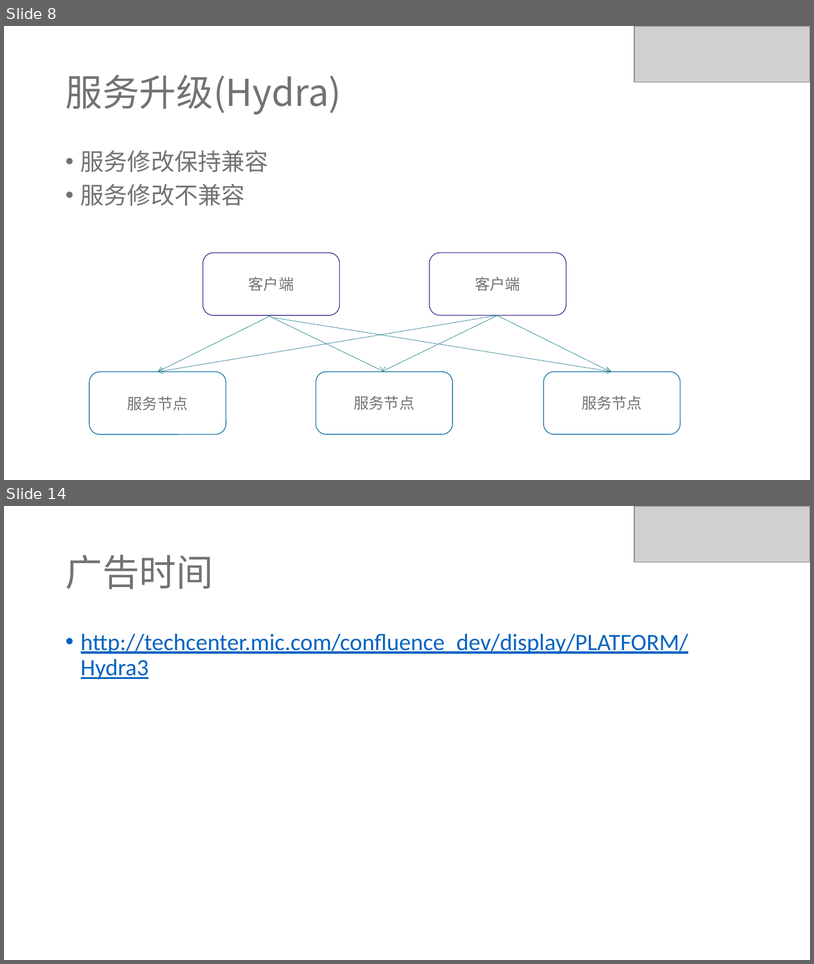
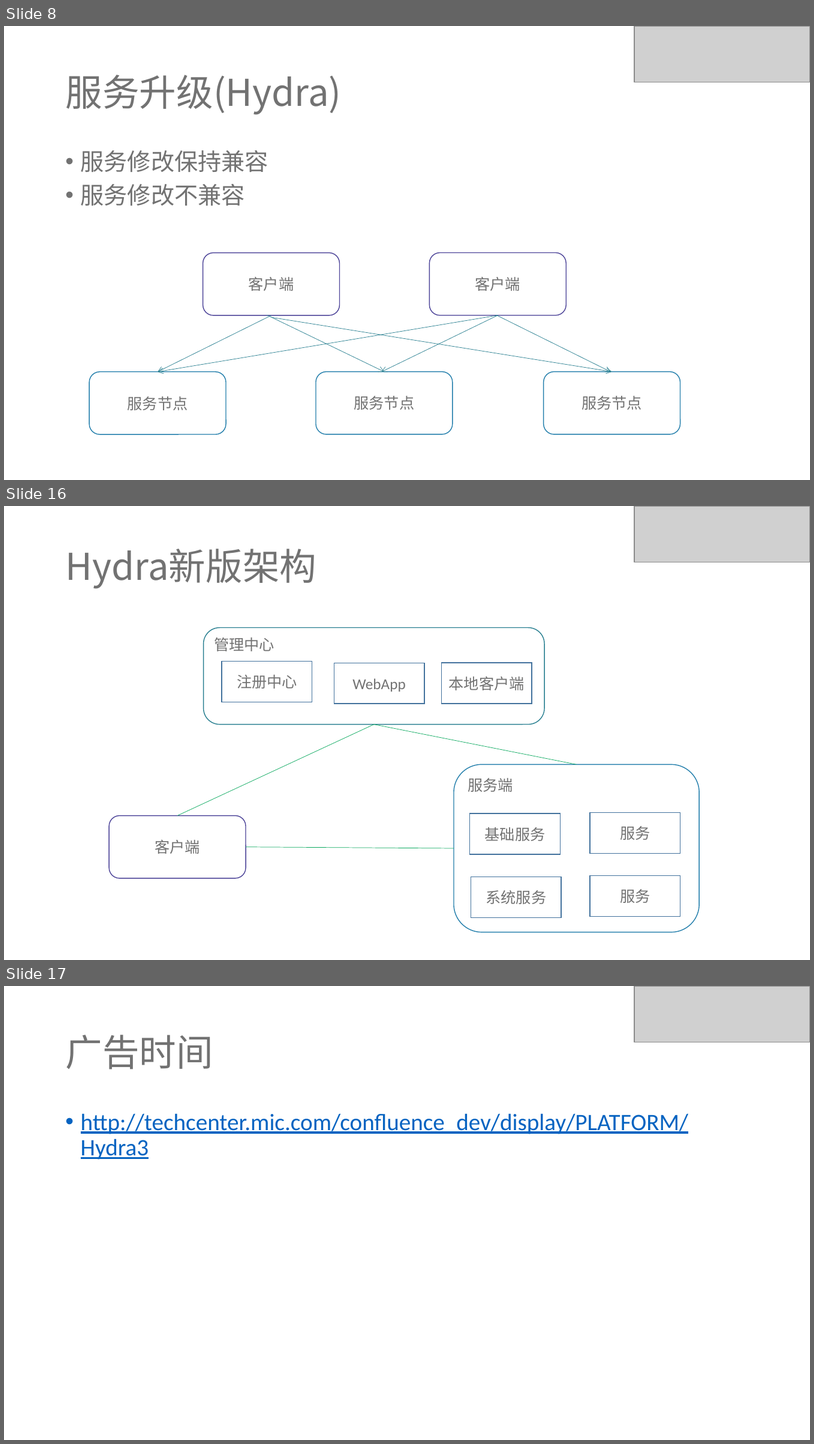
Before and after one commit to ivaneye/ivaneye.github.com, a slide deck: source/ppt/work/焦点服务化框架Hydra的演变-王一帆.pptx. Shown one above the other, each under a label of ours: slides 8 and 14 before the commit, slides 8, 16 and 17 after it; the slides between them are not shown. The pictures are 814x964 and 814x1444 pixels, drawn with LibreOffice and Linux fonts; fonts in the diff are those of the drawing; grey boxes stand for pictures. Boxes give left, top, right and bottom in pixels: in the first picture for what was removed or moved away, otherwise in the second. Text is boxed around its words. In the diff, an @@ line names an element or a change of style, - is before the commit and + after.

```diff
--- a/source/ppt/work/焦点服务化框架Hydra的演变-王一帆.pptx
+++ b/source/ppt/work/焦点服务化框架Hydra的演变-王一帆.pptx
@@ slide 16 added at (4, 506, 810, 960), background #FFFFFF @@
@@ picture added at (635, 506, 810, 562) @@
@@ text added at (66, 549, 317, 589), 44 pt, text #727272 @@
+Hydra新版架构
@@ rounded rectangle added at (204, 628, 545, 724), outline #287F90 1 pt, 18 pt, text #727272 @@
+管理中心
@@ rectangle added at (222, 661, 312, 702), outline #43739E 1 pt, 18 pt, text #727272 @@
+注册中心
@@ rectangle added at (335, 663, 425, 703), outline #43739E 1 pt, 18 pt, text #727272 @@
+WebApp
@@ rectangle added at (442, 663, 532, 703), outline #43739E 1 pt, 18 pt, text #727272 @@
+本地客户端
@@ line added from (177, 816) to (374, 724), #0BA95F 0.5 pt @@
@@ line added from (374, 724) to (577, 765), #0BA95F 0.5 pt @@
@@ rounded rectangle added at (454, 765, 699, 932), outline #247FAC 1 pt, 18 pt, text #727272 @@
+服务端
@@ rounded rectangle added at (109, 816, 246, 878), outline #4C4398 1 pt, 18 pt, text #727272 @@
+客户端
@@ rectangle added at (470, 813, 561, 854), outline #43739E 1 pt, 18 pt, text #727272 @@
+基础服务
@@ rectangle added at (590, 813, 680, 853), outline #43739E 1 pt, 18 pt, text #727272 @@
+服务
@@ line added from (246, 847) to (454, 849), #0BA95F 0.5 pt @@
@@ rectangle added at (471, 877, 561, 918), outline #43739E 1 pt, 18 pt, text #727272 @@
+系统服务
@@ rectangle added at (590, 876, 680, 916), outline #43739E 1 pt, 18 pt, text #727272 @@
+服务
@@ what was slide 14 is now slide 17 @@
```
Also in this commit, not shown: 1 slide changed, 6 other slides added, 4 slides removed, 3 other files.
